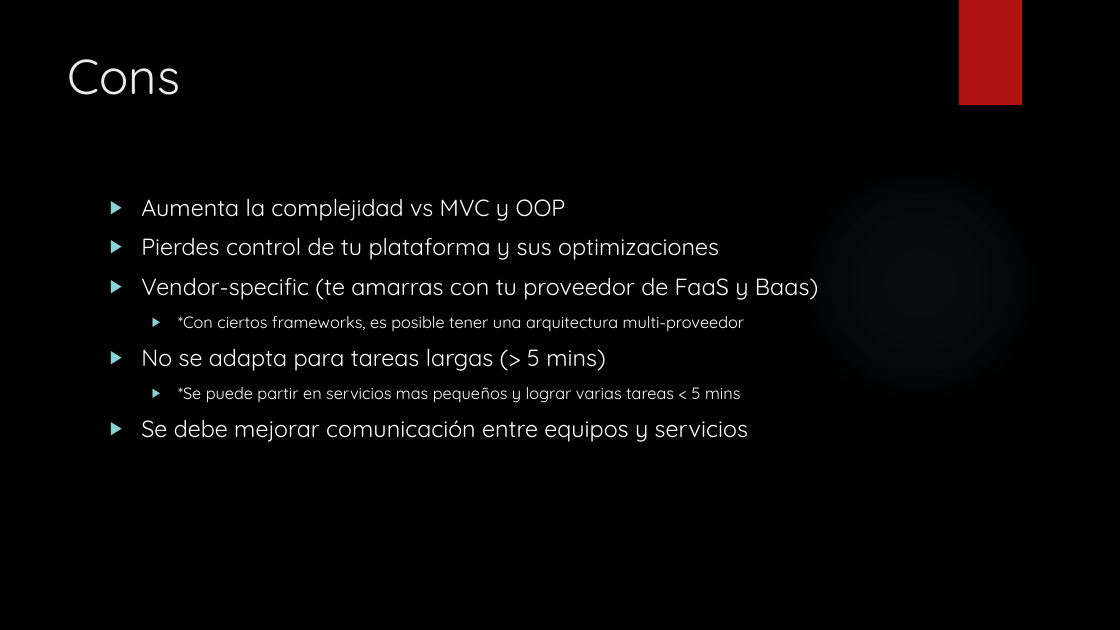
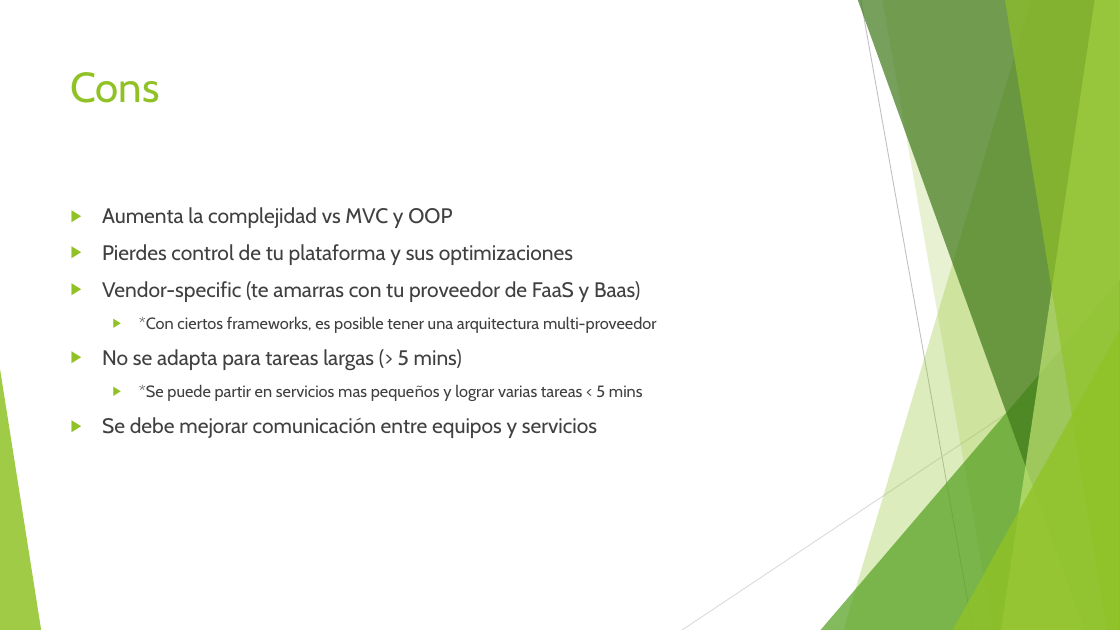
Before and after one commit to alanzam/AWS-Serverless, a slide deck: slide 15 of serverless.pptx (slide 12 before the commit). Drawn at 1120x630 pixels with LibreOffice and Linux fonts; fonts in the diff are those of the drawing; background and template pictures are left out. Boxes give left, top, right and bottom in pixels: in the first picture for what was removed or moved away, otherwise in the second. Text is boxed around its words. In the diff, an @@ line names an element or a change of style, - is before the commit and + after.

```diff
--- a/serverless.pptx
+++ b/serverless.pptx
@@ background picture (left out) to #FFFFFF @@
@@ rectangle removed at <box>959,0,1022,105</box> @@
@@ title "Cons": place and size @@
-title "Cons" at <box>68,59,180,95</box>
+title "Cons" at <box>71,72,160,103</box>
@@ title "Cons" at <box>71,72,160,103</box>: size 42 to 36 pt, font Quicksand to Cabin, text colour #EBEBEB to #90C226 @@
@@ ellipse removed at <box>791,154,1049,413</box> @@
@@ text "Aumenta la complejidad vs MVC ...": place and size @@
-text "Aumenta la complejidad vs MVC ..." at <box>141,198,818,442</box>
+text "Aumenta la complejidad vs MVC ..." at <box>102,207,657,438</box>
@@ text "Aumenta la complejidad vs MVC ..." at <box>102,207,657,438</box>: size 20 to 18 pt in "Aumenta la complejidad vs MVC y OOP", "Pierdes control de tu plataforma y sus ...", "Vendor-specific (te amarras con tu proveedor de ...", "No se adapta para tareas largas (> ..." and 1 more places; font Quicksand to Cabin, text colour #FFFFFF to #404040; bullet colour #8AD0D6 to #90C226 @@
@@ group added at <box>0,0,1120,630</box>: 5 freeform shapes, 3 triangles, 2 lines @@
```
Also in this commit, not shown: 15 other slides changed, 4 slides added, 1 slide removed.
